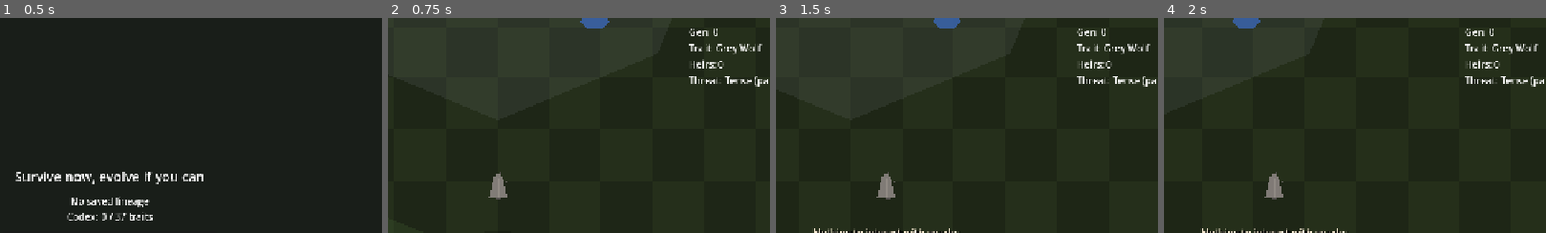
Above: before the commit, frames 1-4 (left to right).
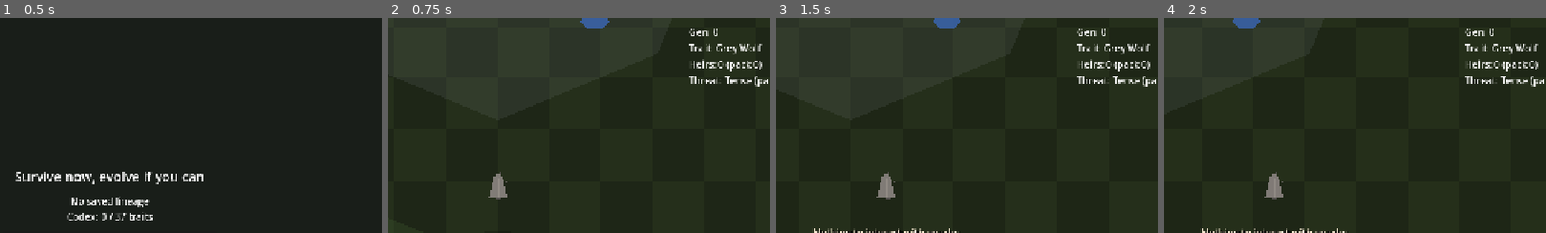
Above: after the commit, the same moments.

Repository: pettersonoaa/survive-evolve
Game: Godot game, scene res://scenes/ui/main_menu.tscn
The game is run twice, just before and just after one commit, with the same random seed, the same clock (stepped at 60 frames per second) and the same inputs.
Inputs:
- Up to frame 1 (0.5 s): no input
- Up to frame 2 (0.75 s): click "New Lineage" at 0.5 s
- Up to frame 3 (1.5 s): tap E (interact) at 1.25 s; hold D (move_right) from 1.28 s (still down); hold E (interact) from 1.28 s (still down)
- Up to frame 4 (2 s): keep holding D (move_right); keep holding E (interact)
The pictures show only the part of the screen within x 36-86%, y 0-50%; the shares and areas given below are measured in that part.

Frame 1 is identical in both runs. In frame 2, 0.2% of the frame differs, in the area x 88-98%, y 20-25%; in frame 3, 0.2%; in frame 4, 0.2%.

Commit message:
Add pup lifecycle and sync all design documentation.
Pups grow, leave the pack, and may turn rogue while remaining genetic heirs. Save v3 persists lifecycle state. README, GAME_CONCEPT, PROTOTYPE_PLAN/STATUS, and DESIGN_DECISIONS updated through STEP-38.

Co-authored-by: Cursor <cursoragent@cursor.com>

Diff:
--- a/scripts/autoload/event_bus.gd
+++ b/scripts/autoload/event_bus.gd
@@ -14,4 +14,5 @@
 signal consume_water(wolf: Node, amount: float)
 signal resource_depleted(node: Node)
 signal pack_assist_requested(attacker: Node, target: Node)
+signal heir_lifecycle_changed(heir: Node, stage: String)
 signal ui_toast(message: String, seconds: float)
--- a/scripts/autoload/game_state.gd
+++ b/scripts/autoload/game_state.gd
@@ -125,7 +125,17 @@
 	for node in get_tree().get_nodes_in_group("partner_wolf"):
 		if node is PartnerWolf and is_instance_valid(node) and not node.is_dead:
 			count += 1
-	count += get_living_heirs().size()
+	count += get_dependent_pup_count()
+	return count
+
+
+func get_dependent_pup_count() -> int:
+	var count := 0
+	for heir in get_living_heirs():
+		if heir is SonWolf:
+			var son := heir as SonWolf
+			if son.is_pack_dependent():
+				count += 1
 	return count
 
 
@@ -139,6 +149,6 @@
 		if node is PartnerWolf and is_instance_valid(node) and not node.is_dead:
 			members.append(node as Wolf)
 	for heir in get_living_heirs():
-		if heir is Wolf:
+		if heir is SonWolf and (heir as SonWolf).is_pack_dependent():
 			members.append(heir as Wolf)
 	return members
--- a/scripts/autoload/lineage_save.gd
+++ b/scripts/autoload/lineage_save.gd
@@ -1,7 +1,7 @@
 extends Node
 
 const SAVE_PATH := "user://lineage_save.json"
-const SAVE_VERSION := 2
+const SAVE_VERSION := 3
 const AUTOSAVE_INTERVAL := 45.0
 
 var _skip_load_once := false
@@ -87,7 +87,7 @@
 	var heirs_data: Array = []
 	for heir in GameState.get_living_heirs():
 		if heir is Wolf and is_instance_valid(heir):
-			heirs_data.append(_serialize_wolf(heir as Wolf))
+			heirs_data.append(_serialize_heir(heir as Wolf))
 
 	var data := {
 		"version": SAVE_VERSION,
@@ -142,6 +142,13 @@
 		var son: SonWolf = _son_scene.instantiate() as SonWolf
 		ysort.add_child(son)
 		_apply_wolf_data(son, heir_data)
+		if son is SonWolf:
+			var stage := int(heir_data.get("life_stage", SonWolf.LifeStage.PUP))
+			son.restore_lifecycle(
+				stage as SonWolf.LifeStage,
+				float(heir_data.get("age_seconds", 0.0)),
+				float(heir_data.get("independent_age_seconds", 0.0)),
+			)
 		son.global_position = Vector2(
 			float(heir_data.get("pos_x", 0.0)),
 			float(heir_data.get("pos_y", 0.0))
@@ -262,6 +269,16 @@
 	})
 
 
+func _serialize_heir(wolf: Wolf) -> Dictionary:
+	var data := _serialize_wolf(wolf)
+	if wolf is SonWolf:
+		var son := wolf as SonWolf
+		data["life_stage"] = son.life_stage
+		data["age_seconds"] = son.age_seconds
+		data["independent_age_seconds"] = son._independent_age_seconds
+	return data
+
+
 func _serialize_wolf(wolf: Wolf) -> Dictionary:
 	return {
 		"current_node_id": wolf.current_node_id,
--- a/scripts/components/needs_component.gd
+++ b/scripts/components/needs_component.gd
@@ -35,12 +35,16 @@
 				decay_scale *= 0.35
 		elif wolf is PartnerWolf:
 			decay_scale *= GameConstants.PARTNER_NEEDS_DECAY_MULT
-		elif wolf.get_script() != null:
-			var script_path: String = wolf.get_script().resource_path
-			if script_path.ends_with("son_wolf.gd") and wolf.is_heir:
+		elif wolf is SonWolf:
+			var son := wolf as SonWolf
+			if son.is_pack_dependent():
 				decay_scale *= GameConstants.HEIR_NEEDS_DECAY_MULT
 				if InteractUtils.den_covers(wolf.get_tree(), wolf.global_position):
 					decay_scale *= GameConstants.DEN_NEEDS_DECAY_MULT
+			elif son.life_stage == SonWolf.LifeStage.INDEPENDENT:
+				decay_scale *= GameConstants.HEIR_INDEPENDENT_NEEDS_DECAY_MULT
+			elif son.life_stage == SonWolf.LifeStage.ROGUE:
+				decay_scale *= 0.75
 
 	hunger = maxf(hunger - hunger_decay_per_sec * metabolism * hunger_mult * decay_scale * delta, 0.0)
 	thirst = maxf(thirst - thirst_decay_per_sec * metabolism * thirst_mult * decay_scale * delta, 0.0)
--- a/scripts/creatures/partner_wolf.gd
+++ b/scripts/creatures/partner_wolf.gd
@@ -73,7 +73,10 @@
 
 func _has_living_offspring() -> bool:
 	_prune_offspring_guard()
-	return not _offspring_guard.is_empty()
+	for son in _offspring_guard:
+		if is_instance_valid(son) and not son.is_dead and son.is_pack_dependent():
+			return true
+	return false
 
 
 func _prune_offspring_guard() -> void:
--- a/scripts/creatures/son_wolf.gd
+++ b/scripts/creatures/son_wolf.gd
@@ -1,8 +1,20 @@
 extends Wolf
 class_name SonWolf
 
+enum LifeStage { PUP, INDEPENDENT, ROGUE }
+
+const PUP_BODY_SIZE := Vector2(20.0, 32.0)
+const ADULT_BODY_SIZE := Vector2(26.0, 42.0)
+
+var life_stage: LifeStage = LifeStage.PUP
+var age_seconds: float = 0.0
+
 var _follow_target: Node2D = null
 var _follow_distance := 80.0
+var _wander_dir := Vector2.RIGHT
+var _wander_timer := 0.0
+var _rogue_attack_cooldown := 0.0
+var _independent_age_seconds := 0.0
 
 
 func _ready() -> void:
@@ -14,6 +26,7 @@
 	GameState.register_heir(self)
 	_follow_target = GameState.player_wolf
 	add_to_group("pack_member")
+	_wander_timer = randf_range(2.0, 4.0)
 	EventBus.pack_assist_requested.connect(_on_pack_assist_requested)
 
 
@@ -23,14 +36,125 @@
 	trait_display_name = EvolutionResolver.get_display_name(node_id)
 	partner_genes_at_birth = partner_genes
 	health = stats.max_health
-	body_size = Vector2(20.0, 32.0)
+	body_size = PUP_BODY_SIZE
 	body_color = EvolutionRegistry.get_offspring_color(partner_genes.archetype_id, node_id)
+	life_stage = LifeStage.PUP
+	age_seconds = 0.0
+	_independent_age_seconds = 0.0
+	if is_node_ready():
+		_apply_growth_visual()
+		_apply_body_sprite()
+		_update_geometry()
+
+
+func restore_lifecycle(stage: LifeStage, saved_age: float, saved_independent_age: float = 0.0) -> void:
+	age_seconds = maxf(saved_age, 0.0)
+	_independent_age_seconds = maxf(saved_independent_age, 0.0)
+	_set_life_stage(stage, false)
+	_apply_growth_visual()
 	if is_node_ready():
 		_apply_body_sprite()
 		_update_geometry()
 
 
+func is_pack_dependent() -> bool:
+	return is_heir and life_stage == LifeStage.PUP and not is_dead
+
+
+func is_hostile() -> bool:
+	return is_heir and life_stage == LifeStage.ROGUE and not is_dead
+
+
+func get_life_stage_label() -> String:
+	match life_stage:
+		LifeStage.PUP:
+			return "Pup"
+		LifeStage.INDEPENDENT:
+			return "Young wolf"
+		LifeStage.ROGUE:
+			return "Rogue"
+	return "Heir"
+
+
+func _process(delta: float) -> void:
+	if is_dead:
+		return
+	age_seconds += delta
+	if life_stage == LifeStage.INDEPENDENT:
+		_independent_age_seconds += delta
+	_check_lifecycle_transitions()
+	if life_stage == LifeStage.ROGUE:
+		_rogue_process(delta)
+		return
+	super._process(delta)
+	if life_stage == LifeStage.PUP:
+		_apply_growth_visual()
+
+
+func _check_lifecycle_transitions() -> void:
+	if life_stage == LifeStage.PUP and age_seconds >= GameConstants.HEIR_INDEPENDENCE_SECONDS:
+		_become_independent()
+	elif life_stage == LifeStage.INDEPENDENT \
+			and _independent_age_seconds >= GameConstants.HEIR_ROGUE_AFTER_INDEPENDENCE_SECONDS:
+		_become_rogue()
+
+
+func _become_independent() -> void:
+	if life_stage != LifeStage.PUP:
+		return
+	_set_life_stage(LifeStage.INDEPENDENT, true)
+	_independent_age_seconds = 0.0
+	_apply_growth_visual()
+	EventBus.ui_toast.emit("%s left the pack to hunt alone" % trait_display_name, 2.8)
+
+
+func _become_rogue() -> void:
+	if life_stage != LifeStage.INDEPENDENT:
+		return
+	_set_life_stage(LifeStage.ROGUE, true)
+	body_color = body_color.darkened(0.35)
+	_apply_body_sprite()
+	stats.bite_damage = maxf(stats.bite_damage, GameConstants.HEIR_ROGUE_DAMAGE)
+	EventBus.ui_toast.emit("%s turned rogue — now hostile!" % trait_display_name, 3.2)
+
+
+func _set_life_stage(stage: LifeStage, emit_signal: bool) -> void:
+	life_stage = stage
+	if stage == LifeStage.PUP:
+		if not is_in_group("pack_member"):
+			add_to_group("pack_member")
+		if is_in_group("rogue_heir"):
+			remove_from_group("rogue_heir")
+	elif stage == LifeStage.INDEPENDENT:
+		remove_from_group("pack_member")
+		if is_in_group("rogue_heir"):
+			remove_from_group("rogue_heir")
+	else:
+		remove_from_group("pack_member")
+		if not is_in_group("rogue_heir"):
+			add_to_group("rogue_heir")
+	if emit_signal:
+		EventBus.heir_lifecycle_changed.emit(self, get_life_stage_label())
+
+
+func _apply_growth_visual() -> void:
+	if life_stage == LifeStage.ROGUE:
+		body_size = ADULT_BODY_SIZE
+		return
+	var grow_t := clampf(age_seconds / GameConstants.HEIR_INDEPENDENCE_SECONDS, 0.0, 1.0)
+	body_size = PUP_BODY_SIZE.lerp(ADULT_BODY_SIZE, grow_t)
+	if is_node_ready():
+		_update_geometry()
+
+
 func _follow_as_heir(delta: float) -> void:
+	if life_stage == LifeStage.PUP:
+		_follow_parent(delta)
+	elif life_stage == LifeStage.INDEPENDENT:
+		_independent_behavior(delta)
+
+
+func _follow_parent(delta: float) -> void:
 	if _follow_target == null or not is_instance_valid(_follow_target):
 		_follow_target = GameState.player_wolf
 	if _follow_target == null:
@@ -48,8 +172,120 @@
 		_last_move_dir = Vector2.ZERO
 
 
+func _independent_behavior(delta: float) -> void:
+	if needs.hunger <= 40.0 or needs.thirst <= 40.0:
+		if _seek_resource(delta):
+			return
+	_wander(delta)
+
+
+func _seek_resource(delta: float) -> bool:
+	var want_food := needs.hunger <= needs.thirst
+	var best: Node2D = null
+	var best_dist := GameConstants.INTERACT_RANGE + 1.0
+	for node in get_tree().get_nodes_in_group("interact_handlers"):
+		if not node.has_method("handle_interact"):
+			continue
+		if node is PartnerWolf:
+			continue
+		if node is FoodCarcass:
+			if want_food and not (node as FoodCarcass).depleted:
+				var dist := global_position.distance_to(node.global_position)
+				if dist < best_dist:
+					best_dist = dist
+					best = node
+		elif node is WaterSource:
+			if not want_food and not (node as WaterSource).depleted:
+				var dist := global_position.distance_to(node.global_position)
+				if dist < best_dist:
+					best_dist = dist
+					best = node
+	if best == null:
+		return false
+	var offset := best.global_position - global_position
+	var dist := offset.length()
+	if dist > GameConstants.INTERACT_RANGE:
+		_last_move_dir = offset.normalized()
+		global_position += offset.normalized() * stats.move_speed * GameConstants.HEIR_INDEPENDENT_WANDER_MULT * delta
+		return true
+	_last_move_dir = Vector2.ZERO
+	best.handle_interact(self)
+	return true
+
+
+func _wander(delta: float) -> void:
+	_wander_timer -= delta
+	if _wander_timer <= 0.0:
+		_wander_timer = randf_range(2.0, 4.0)
+		_wander_dir = Vector2.RIGHT.rotated(randf() * TAU)
+	_last_move_dir = _wander_dir
+	global_position += _wander_dir * stats.move_speed * GameConstants.HEIR_INDEPENDENT_WANDER_MULT * delta
+
+
+func _rogue_process(delta: float) -> void:
+	_attack_cooldown = maxf(_attack_cooldown - delta, 0.0)
+	_rogue_attack_cooldown = maxf(_rogue_attack_cooldown - delta, 0.0)
+	var target := _pick_rogue_target()
+	if target == null:
+		_wander(delta)
+	else:
+		var offset := target.global_position - global_position
+		var dist := offset.length()
+		if dist > 28.0:
+			_last_move_dir = offset.normalized()
+			global_position += offset.normalized() * stats.move_speed * 0.85 * delta
+		elif _rogue_attack_cooldown <= 0.0:
+			_last_move_dir = Vector2.ZERO
+			target.take_damage(GameConstants.HEIR_ROGUE_DAMAGE, "rogue_heir")
+			_rogue_attack_cooldown = GameConstants.HEIR_ROGUE_ATTACK_COOLDOWN
+	_update_motion_anim()
+	_apply_needs_damage(delta)
+
+
+func _pick_rogue_target() -> Wolf:
+	var best: Wolf = null
+	var best_dist := GameConstants.PREDATOR_AGGRO_RANGE
+	for candidate in _rogue_targets():
+		var dist := global_position.distance_to(candidate.global_position)
+		if dist < best_dist:
+			best_dist = dist
+			best = candidate
+	return best
+
+
+func _rogue_targets() -> Array[Wolf]:
+	var targets: Array[Wolf] = []
+	if GameState.player_wolf is Wolf and is_instance_valid(GameState.player_wolf):
+		var player := GameState.player_wolf as Wolf
+		if not player.is_dead and not _is_den_protected(player):
+			targets.append(player)
+	for heir in GameState.get_living_heirs():
+		if heir is SonWolf and heir != self and is_instance_valid(heir) and not heir.is_dead:
+			var son := heir as SonWolf
+			if son.is_pack_dependent() and not _is_den_protected(son):
+				targets.append(son)
+	for node in get_tree().get_nodes_in_group("partner_wolf"):
+		if node is PartnerWolf and is_instance_valid(node) and not node.is_dead and not _is_den_protected(node as Wolf):
+			targets.append(node as Wolf)
+	return targets
+
+
+func _is_den_protected(wolf: Wolf) -> bool:
+	return InteractUtils.den_covers(get_tree(), wolf.global_position)
+
+
+func receive_bite(attacker: Wolf) -> void:
+	if is_dead or attacker == null or not is_hostile():
+		return
+	take_damage(attacker.stats.bite_damage, "player_bite")
+	EventBus.ui_toast.emit(
+		"Rogue heir hit! %.0f damage (%.0f HP)" % [attacker.stats.bite_damage, maxf(health, 0.0)],
+		1.2,
+	)
+
+
 func _on_pack_assist_requested(attacker: Node, target: Node) -> void:
-	if is_dead or not is_heir or attacker != GameState.player_wolf:
+	if is_dead or not is_pack_dependent() or attacker != GameState.player_wolf:
 		return
 	if not target.has_method("receive_bite"):
 		return
@@ -57,6 +293,8 @@
 
 
 func promote_to_player() -> void:
+	if is_in_group("rogue_heir"):
+		remove_from_group("rogue_heir")
 	var heir_global := global_position
 	var world_content := get_tree().get_first_node_in_group("world_content") as Node2D
 	if world_content != null:
@@ -64,11 +302,13 @@
 		global_position = Vector2.ZERO
 	is_player_controlled = true
 	is_heir = false
+	life_stage = LifeStage.INDEPENDENT
 	set_process(true)
 	needs.set_process(true)
 	needs.refill()
 	GameState.unregister_heir(self)
 	GameState.player_wolf = self
 	body_color = Color(0.55, 0.55, 0.58)
+	body_size = ADULT_BODY_SIZE
 	_apply_body_sprite()
 	_attack_cooldown = 0.0
--- a/scripts/creatures/wolf.gd
+++ b/scripts/creatures/wolf.gd
@@ -104,6 +104,10 @@
 		if node is PredatorWolf and not (node as PredatorWolf).is_dead:
 			if InteractUtils.is_in_approach_range(self, node):
 				return true
+	for heir in GameState.get_living_heirs():
+		if heir is SonWolf and (heir as SonWolf).is_hostile():
+			if InteractUtils.is_in_approach_range(self, heir):
+				return true
 	for node in get_tree().get_nodes_in_group("prey_animal"):
 		if node.get("is_dead"):
 			continue
@@ -140,6 +144,14 @@
 			best_predator = predator
 	if best_predator != null:
 		return best_predator
+
+	for heir in GameState.get_living_heirs():
+		if heir is SonWolf and (heir as SonWolf).is_hostile():
+			var rogue := heir as SonWolf
+			var dist := InteractUtils.distance_to(self, rogue)
+			if dist <= GameConstants.INTERACT_RANGE and dist < best_predator_dist:
+				best_predator_dist = dist
+				return rogue
 
 	var best_prey: Node = null
 	var best_prey_dist := GameConstants.INTERACT_RANGE + 1.0
--- a/scripts/game_constants.gd
+++ b/scripts/game_constants.gd
@@ -29,6 +29,12 @@
 const GENERATION_NEEDS_SCALE := 0.03
 const PLAYER_NEEDS_DECAY_MULT := 1.75
 const HEIR_NEEDS_DECAY_MULT := 0.4
+const HEIR_INDEPENDENCE_SECONDS := 50.0
+const HEIR_ROGUE_AFTER_INDEPENDENCE_SECONDS := 70.0
+const HEIR_INDEPENDENT_WANDER_MULT := 0.55
+const HEIR_INDEPENDENT_NEEDS_DECAY_MULT := 1.0
+const HEIR_ROGUE_DAMAGE := 14.0
+const HEIR_ROGUE_ATTACK_COOLDOWN := 1.1
 const ATTACK_COOLDOWN := 0.55
 ## Prototype toggle: no hunger/thirst gate for mating.
 const MATE_REQUIRES_FED := false
--- a/scripts/systems/difficulty_scaler.gd
+++ b/scripts/systems/difficulty_scaler.gd
@@ -9,6 +9,7 @@
 	add_to_group("difficulty_scaler")
 	EventBus.succession_started.connect(func(_a, _b): _apply_scaling())
 	EventBus.mate_completed.connect(func(_a, _b, _c): _apply_scaling())
+	EventBus.heir_lifecycle_changed.connect(func(_a, _b): _apply_scaling())
 	call_deferred("_apply_scaling")
 
 
--- a/scripts/test/integration_test.gd
+++ b/scripts/test/integration_test.gd
@@ -209,7 +209,7 @@
 		_fail("lineage save test: file not written")
 		return
 	var data := LineageSave._read_save()
-	if int(data.get("version", 0)) != 2:
+	if int(data.get("version", 0)) != 3:
 		_fail("lineage save test: bad version")
 		return
 	var player_data: Dictionary = data.get("player", {})
--- a/scripts/ui/heir_picker.gd
+++ b/scripts/ui/heir_picker.gd
@@ -20,7 +20,7 @@
 		if heir == null:
 			continue
 		var btn := Button.new()
-		btn.text = "Heir %d — %s" % [i + 1, heir.trait_display_name]
+		btn.text = "%s — %s" % [heir.get_life_stage_label(), heir.trait_display_name]
 		btn.pressed.connect(_on_heir_chosen.bind(heir))
 		list.add_child(btn)
 
--- a/scripts/ui/interact_hint.gd
+++ b/scripts/ui/interact_hint.gd
@@ -11,6 +11,15 @@
 
 	var best_text := ""
 	var best_dist := 9999.0
+
+	for heir in GameState.get_living_heirs():
+		if heir is SonWolf and (heir as SonWolf).is_hostile():
+			var rogue := heir as SonWolf
+			var dist := InteractUtils.distance_to(wolf, rogue)
+			if dist > GameConstants.INTERACT_RANGE or dist >= best_dist:
+				continue
+			best_dist = dist
+			best_text = "[E] Bite rogue heir"
 
 	for node in get_tree().get_nodes_in_group("predator_wolf"):
 		if not node is PredatorWolf:
--- a/scripts/ui/lineage_hud.gd
+++ b/scripts/ui/lineage_hud.gd
@@ -22,7 +22,7 @@
 		_gen_label.text = "Gen: %d" % GameState.lineage.generation
 		_trait_label.text = "Trait: %s" % wolf.trait_display_name
 		GameState.prune_dead_heirs()
-		_heir_label.text = "Heirs: %d" % GameState.living_heirs.size()
+		_heir_label.text = "Heirs: %d (pack %d)" % [GameState.living_heirs.size(), GameState.get_dependent_pup_count()]
 		_threat_label.text = "Threat: %s (pack %d)" % [_threat_tier(), GameState.get_pack_size()]
 	if GameState.gestation_active:
 		var parts: PackedStringArray = []
--- a/scripts/ui/pack_hud.gd
+++ b/scripts/ui/pack_hud.gd
@@ -101,7 +101,8 @@
 	if member is PartnerWolf:
 		return (member as PartnerWolf).genes.display_tag
 	if member is SonWolf:
-		return "Pup: %s" % member.trait_display_name
+		var son := member as SonWolf
+		return "%s: %s" % [son.get_life_stage_label(), member.trait_display_name]
 	return member.trait_display_name
 
 
Not shown, added: scripts/systems/pack_needs_manager.gd.uid
Not shown, added: scripts/ui/pack_hud.gd.uid
Not shown, changed: docs/DESIGN_DECISIONS.md
Not shown, changed: docs/GAME_CONCEPT.md
Not shown, changed: docs/PROTOTYPE_PLAN.md
Not shown, changed: docs/PROTOTYPE_STATUS.md
